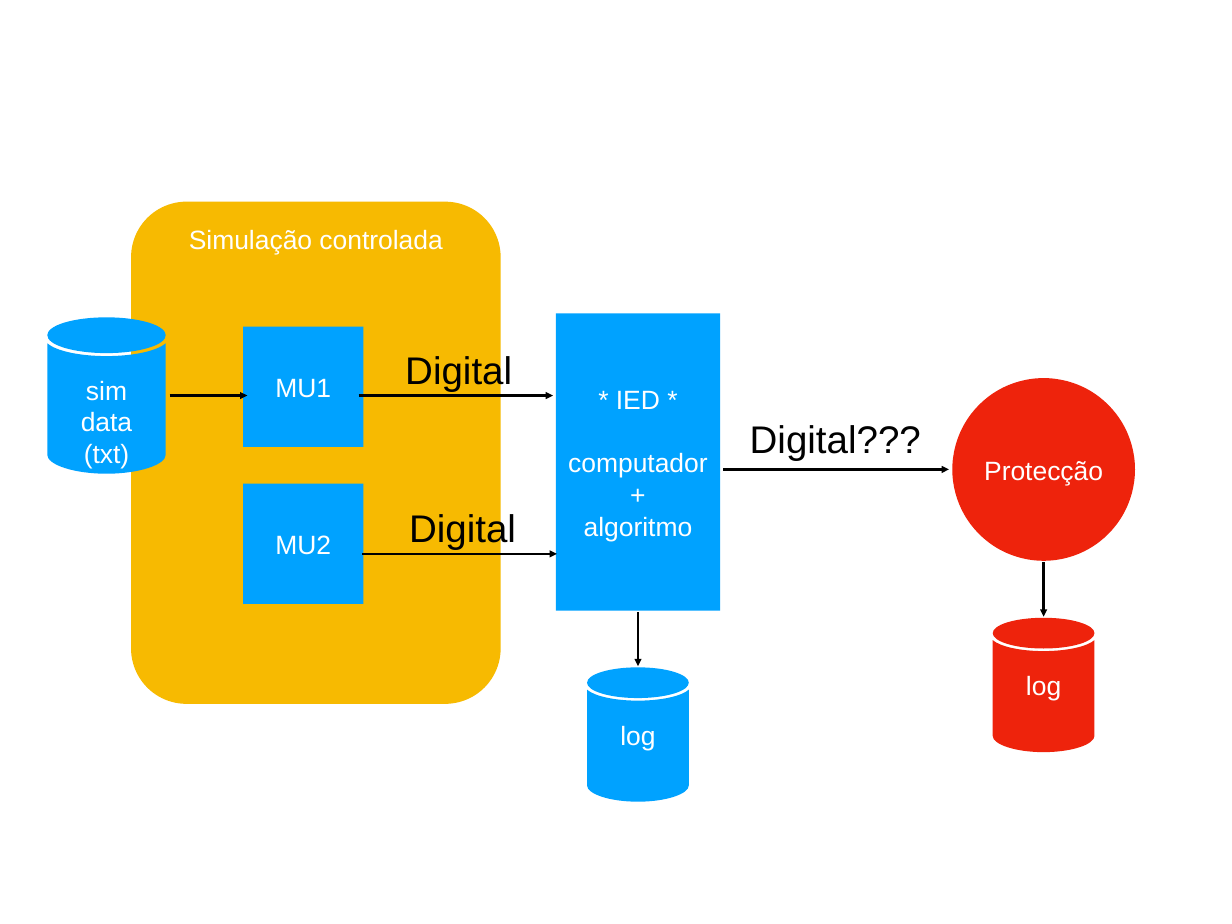
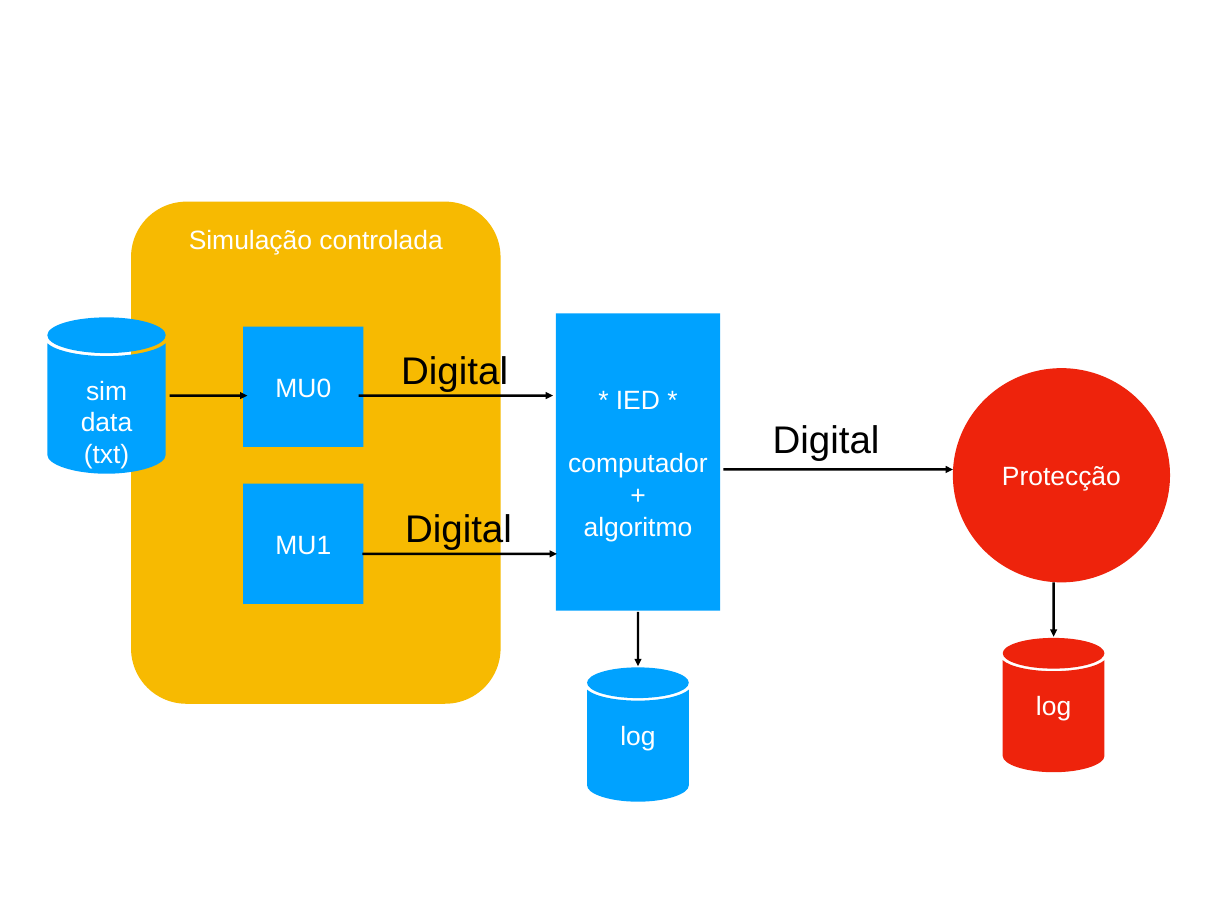
Before and after one commit to everton-oriente/IEC61850_9_2_SV, a slide deck: slide 1 of Articles/emerson_fitipaldi.pptx. Drawn at 1232x924 pixels with LibreOffice and Linux fonts; fonts in the diff are those of the drawing. Boxes give left, top, right and bottom in pixels: in the first picture for what was removed or moved away, otherwise in the second. Text is boxed around its words. In the diff, an @@ line names an element or a change of style, - is before the commit and + after.

Commit message:
Updated the model of communication

```diff
--- a/Articles/emerson_fitipaldi.pptx
+++ b/Articles/emerson_fitipaldi.pptx
@@ rectangle added at bbox=[243, 327, 364, 447], fill #00A2FF, 22 pt, text #FFFFFF @@
+MU0
@@ text "Digital": place and size @@
-text "Digital" at bbox=[405, 353, 512, 391]
+text "Digital" at bbox=[401, 353, 508, 391]
@@ ellipse "Protecção": place and size @@
-ellipse "Protecção" at bbox=[952, 378, 1135, 561]
+ellipse "Protecção" at bbox=[953, 368, 1170, 582]
@@ text at bbox=[773, 425, 880, 460]: text changed @@
-Digital???
+Digital
@@ arrow moved from (723, 470) - (949, 470) to (723, 470) - (953, 470) @@
@@ rectangle "MU1": place and size @@
-rectangle "MU1" at bbox=[243, 327, 364, 447]
+rectangle "MU1" at bbox=[243, 483, 364, 604]
@@ rectangle removed at bbox=[243, 483, 364, 604] @@
-MU2
@@ text "Digital": place and size @@
-text "Digital" at bbox=[409, 512, 516, 550]
+text "Digital" at bbox=[405, 512, 512, 550]
@@ arrow moved from (1044, 562) - (1044, 617) to (1054, 582) - (1054, 637) @@
@@ freeform shape "log": place and size @@
-freeform shape "log" at bbox=[993, 618, 1094, 752]
+freeform shape "log" at bbox=[1003, 638, 1105, 772]
```
